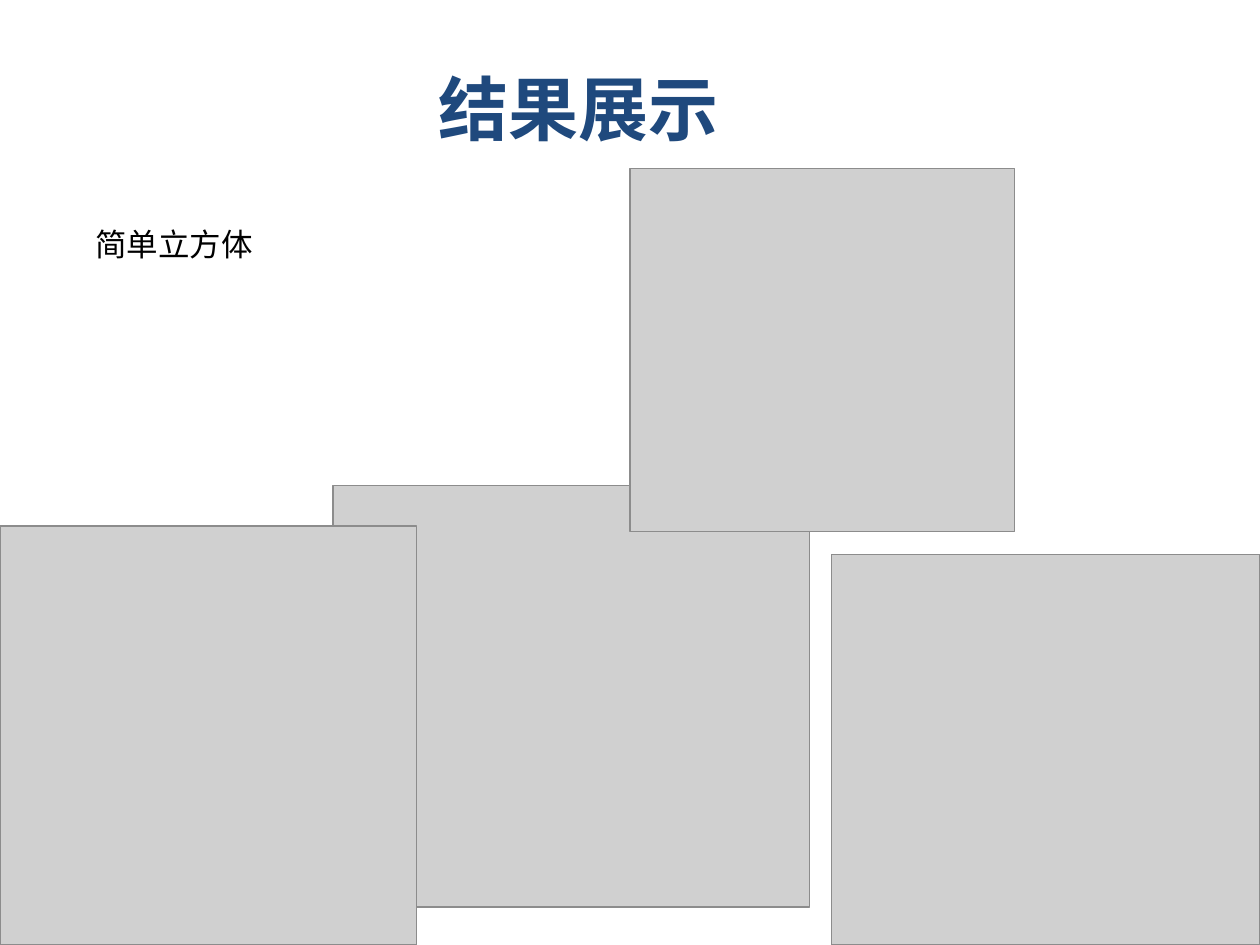
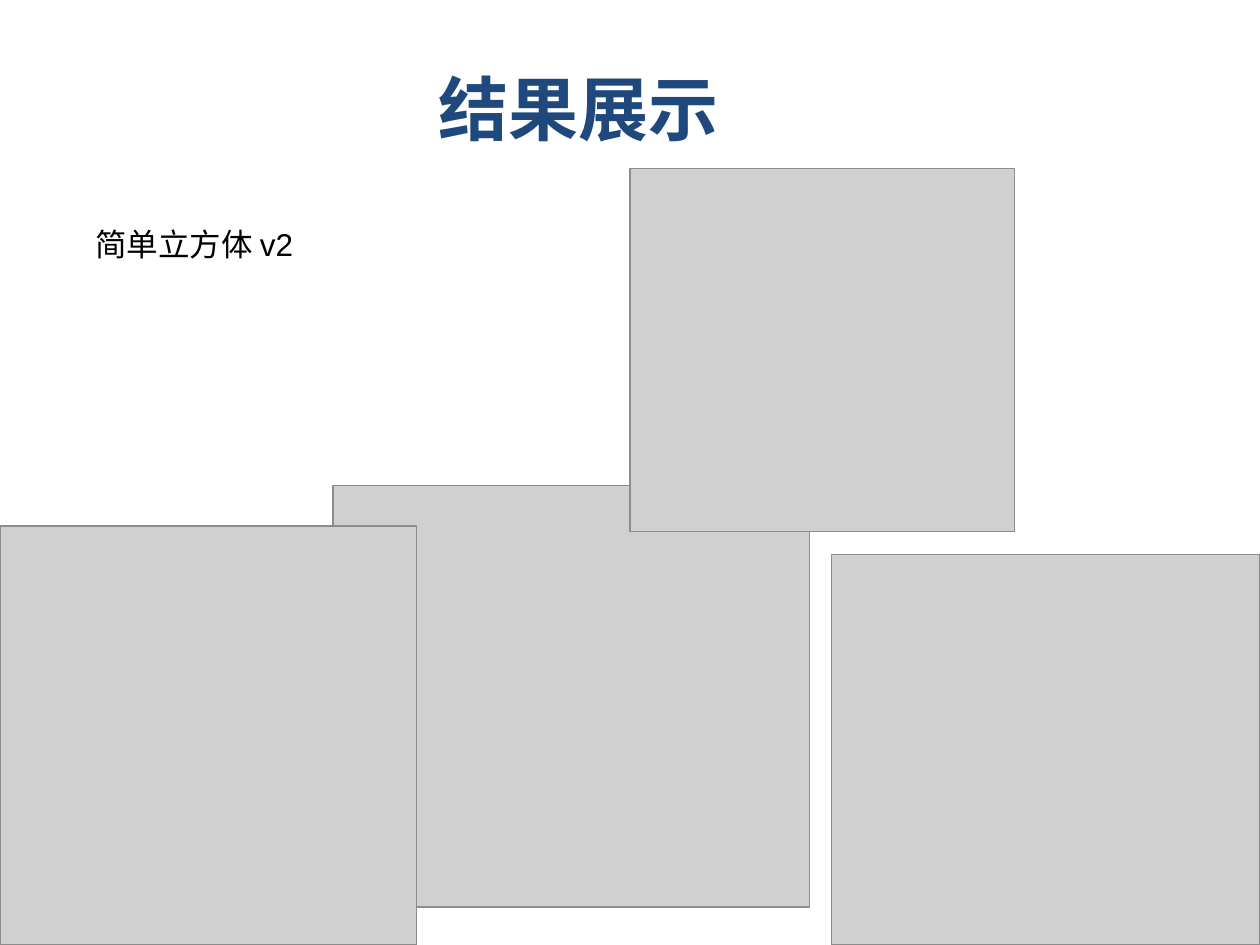
Before and after one commit to marktube/Line2Plane, a slide deck: slide 1 of 目前结果.pptx. Drawn at 1260x945 pixels with LibreOffice and Linux fonts; fonts in the diff are those of the drawing; grey boxes stand for pictures; background and template pictures are left out. Boxes give left, top, right and bottom in pixels: in the first picture for what was removed or moved away, otherwise in the second. Text is boxed around its words. In the diff, an @@ line names an element or a change of style, - is before the commit and + after.

```diff
--- a/目前结果.pptx
+++ b/目前结果.pptx
@@ text at [95,229,293,259]: text changed @@
-简单立方体
+简单立方体 v2
```
Also in this commit, not shown: 7 slides added, 5 other files.
